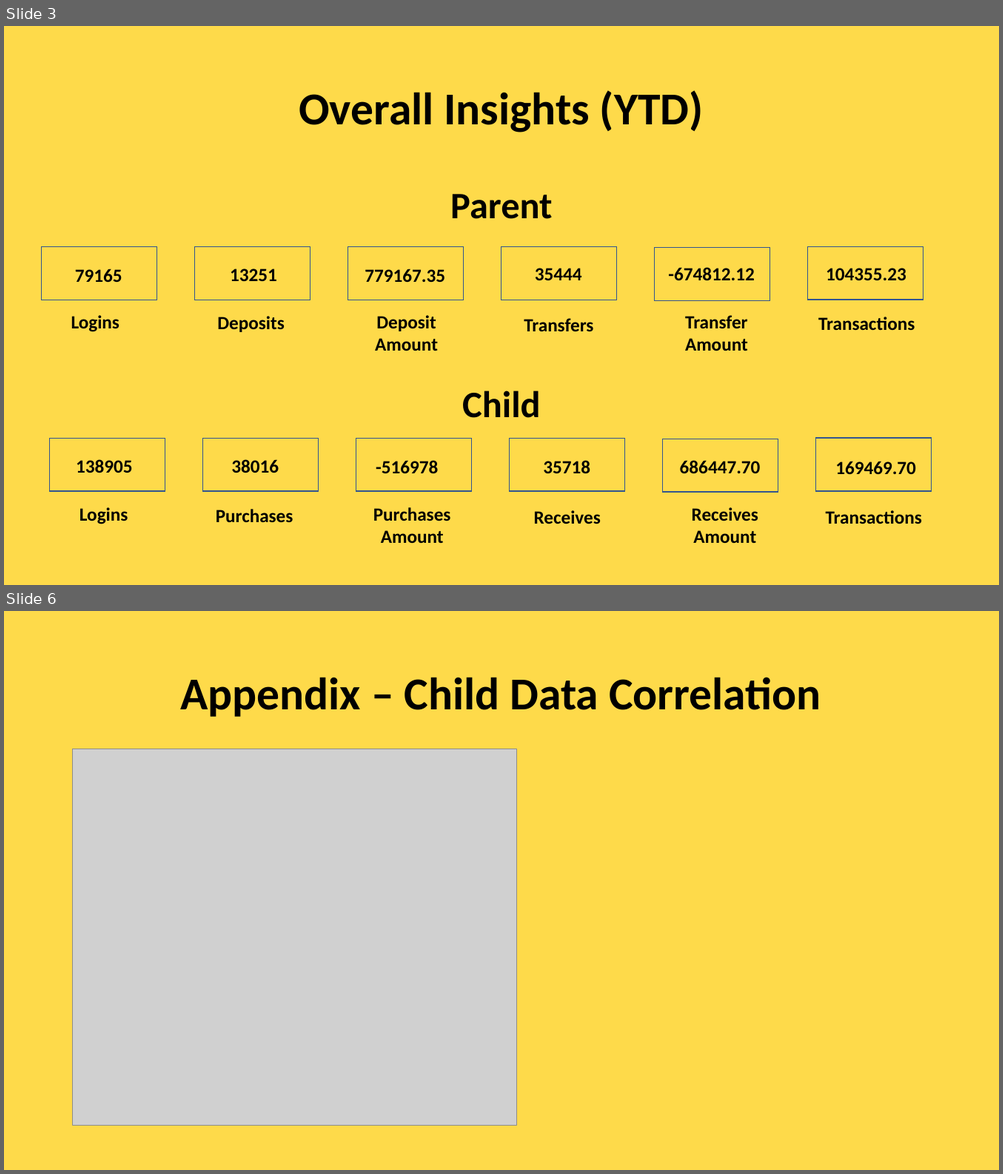
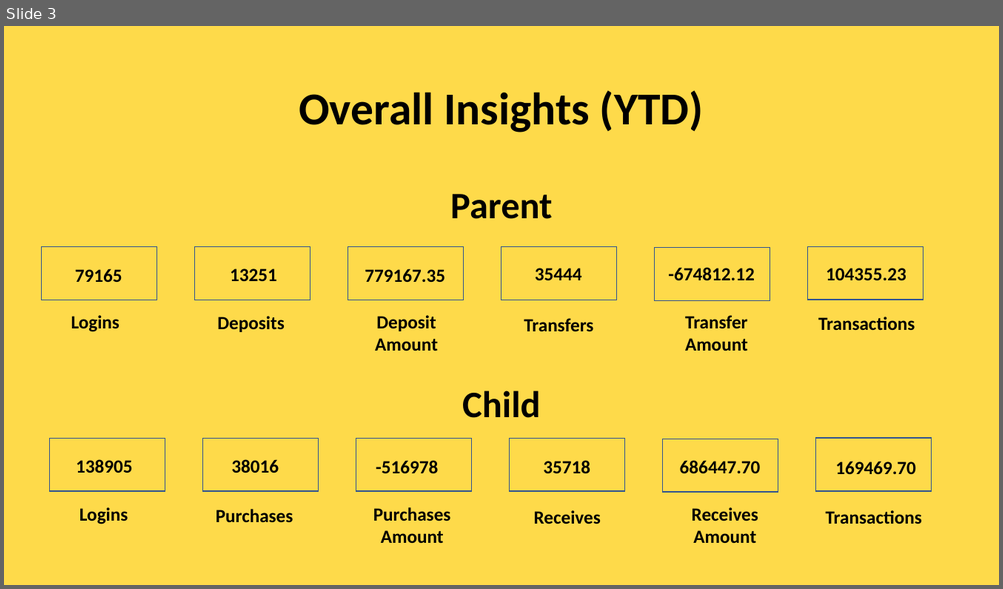
Before and after one commit to edimaudo/interview-questions, a slide deck: RBC/MyDoh_assignment.pptx. Shown one above the other, each under a label of ours: slides 3 and 6 before the commit, slide 3 after it; the slides between them are not shown. The pictures are 1003x1174 and 1003x589 pixels, drawn with LibreOffice and Linux fonts; fonts in the diff are those of the drawing; grey boxes stand for pictures. Boxes give left, top, right and bottom in pixels: in the first picture for what was removed or moved away, otherwise in the second. Text is boxed around its words. In the diff, an @@ line names an element or a change of style, - is before the commit and + after.

```diff
--- a/RBC/MyDoh_assignment.pptx
+++ b/RBC/MyDoh_assignment.pptx
@@ slide 6 removed at <box>4,611,999,1170</box>, background #FEDA4A @@
@@ title removed at <box>180,677,821,717</box> @@
-Appendix – Child Data Correlation
@@ picture removed at <box>73,749,518,1127</box> @@
```
Also in this commit, not shown: 5 slides changed.
